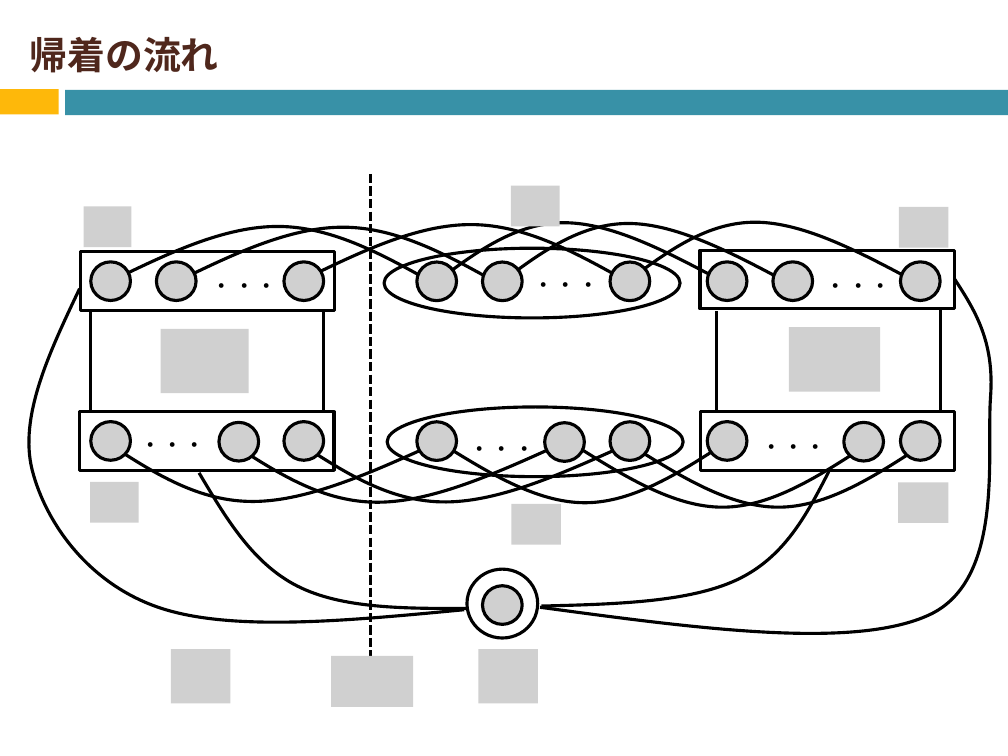
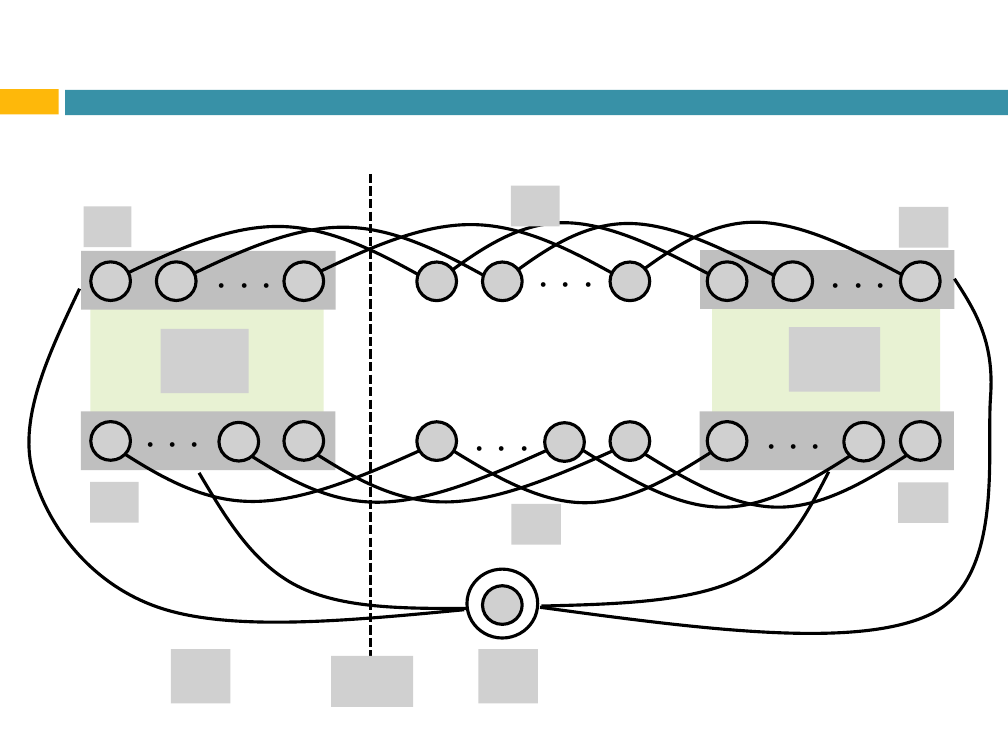
Before and after one commit to Izulabo-nitech/Distributed_Complexity_of_k-Maximal_Independent_Set_Verification, a slide deck: slide 34 of LAsy/LA用発表資料.pptx (slide 35 before the commit). Drawn at 1008x756 pixels with LibreOffice and Linux fonts; fonts in the diff are those of the drawing; grey boxes stand for pictures. Boxes give left, top, right and bottom in pixels: in the first picture for what was removed or moved away, otherwise in the second. Text is boxed around its words. In the diff, an @@ line names an element or a change of style, - is before the commit and + after.

```diff
--- a/LAsy/LA用発表資料.pptx
+++ b/LAsy/LA用発表資料.pptx
@@ title removed at <box>30,37,219,73</box> @@
-帰着の流れ
@@ fill none to #BFBFBF; outline #000000 2.25 pt to none in 4 elements at <box>700,250,954,308</box>, <box>81,411,335,470</box>, <box>700,411,954,470</box>, <box>82,251,336,309</box> @@
@@ ellipse removed at <box>384,248,680,318</box> @@
@@ line removed from (91, 310) to (91, 411) @@
@@ rectangle added at <box>91,307,325,416</box>, fill #E8F2D3 @@
@@ line removed from (324, 311) to (324, 412) @@
@@ rectangle added at <box>713,303,940,412</box>, fill #E8F2D3 @@
@@ line removed from (717, 311) to (717, 412) @@
@@ line removed from (940, 308) to (940, 410) @@
@@ ellipse removed at <box>387,407,683,477</box> @@
```
Also in this commit, not shown: 9 other slides changed, 1 slide removed.
